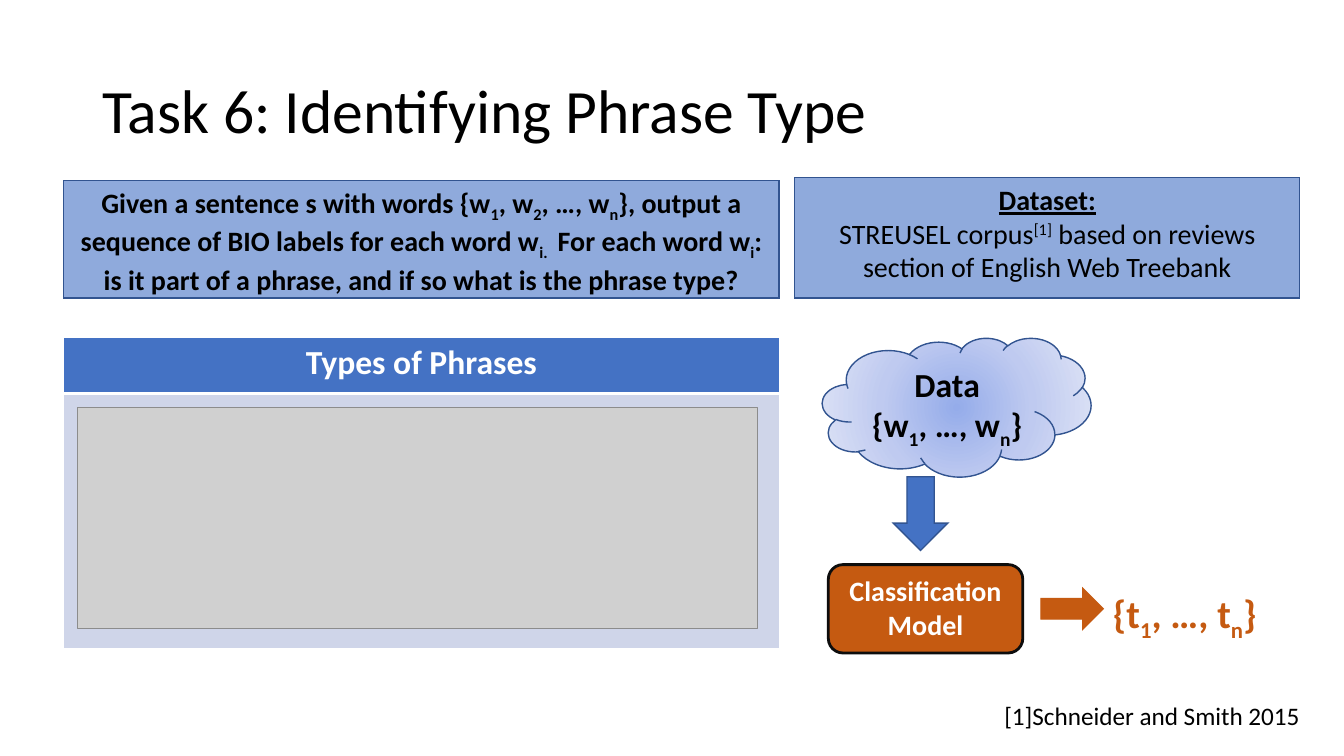
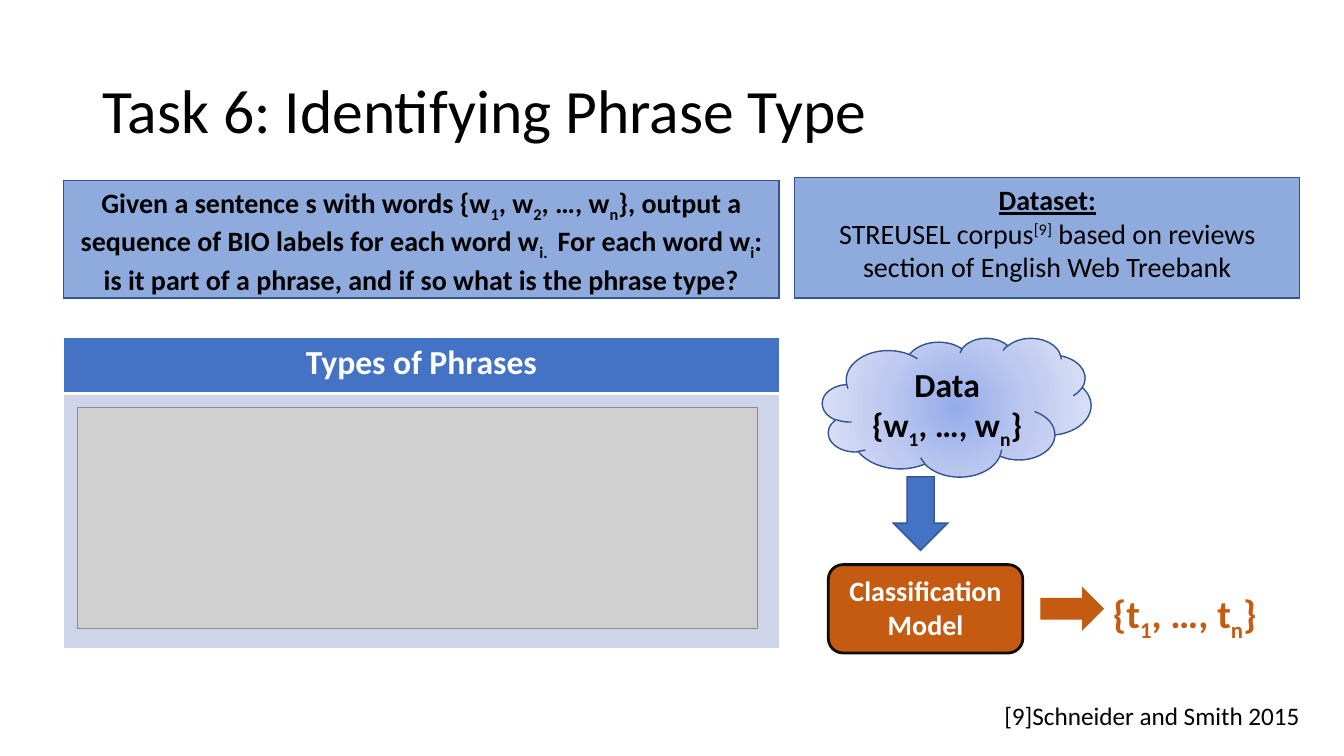
Before and after one commit to spacemanidol/AnalyzingNeuralLanguageModelsGroup1, a slide deck: slide 43 of PaperPresentation02202020.pptx (slide 46 before the commit). Drawn at 1344x756 pixels with LibreOffice and Linux fonts; fonts in the diff are those of the drawing; grey boxes stand for pictures. Boxes give left, top, right and bottom in pixels: in the first picture for what was removed or moved away, otherwise in the second. Text is boxed around its words. In the diff, an @@ line names an element or a change of style, - is before the commit and + after.

```diff
--- a/PaperPresentation02202020.pptx
+++ b/PaperPresentation02202020.pptx
@@ text in rectangle at box(839, 223, 1255, 282): text changed @@
-STREUSEL corpus[1] based on reviews section of English Web Treebank
+STREUSEL corpus[9] based on reviews section of English Web Treebank
@@ text at box(1004, 706, 1299, 729): text changed @@
-[1]Schneider and Smith 2015
+[9]Schneider and Smith 2015
```
Also in this commit, not shown: 18 other slides changed, 22 slides added, 11 slides removed.
